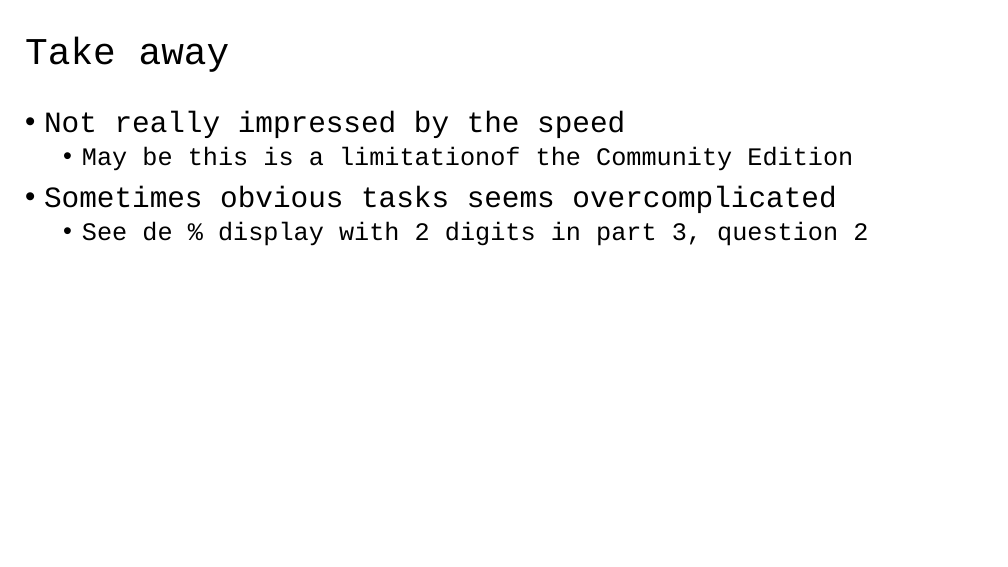
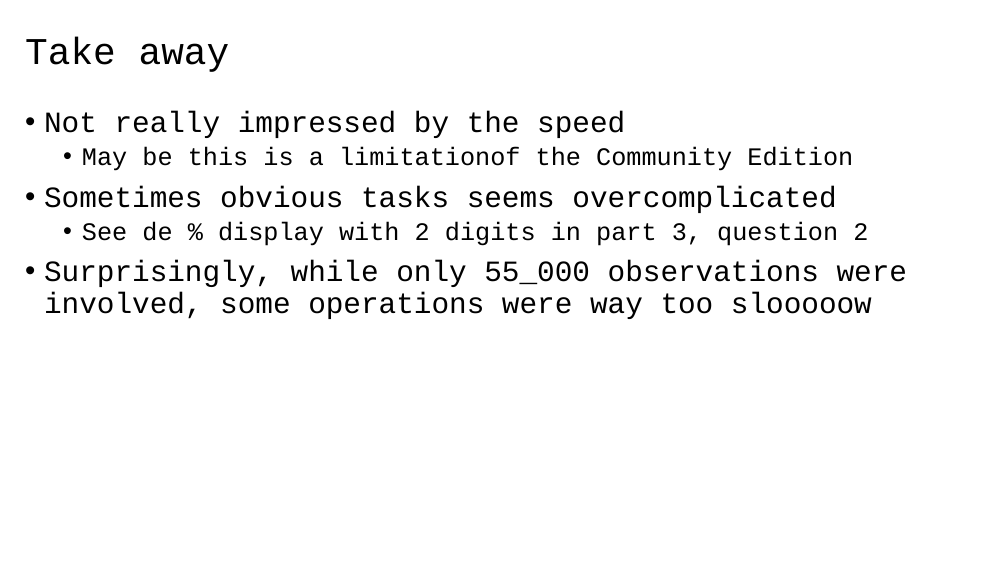
Before and after one commit to 40tude/02_Data-Science_Fullstack_march_2024, a slide deck: slide 8 of 04_big_data/99_Project_Steam/steam_project.pptx. Drawn at 1008x567 pixels with LibreOffice and Linux fonts; fonts in the diff are those of the drawing. Boxes give left, top, right and bottom in pixels: in the first picture for what was removed or moved away, otherwise in the second. Text is boxed around its words. In the diff, an @@ line names an element or a change of style, - is before the commit and + after.

Commit message:
slides pour walmart

```diff
--- a/04_big_data/99_Project_Steam/steam_project.pptx
+++ b/04_big_data/99_Project_Steam/steam_project.pptx
@@ text at (44, 260, 907, 319): paragraph added @@
+• Surprisingly, while only 55_000 observations were involved, some operations were way too slooooow
```
Also in this commit, not shown: 14 other files.
